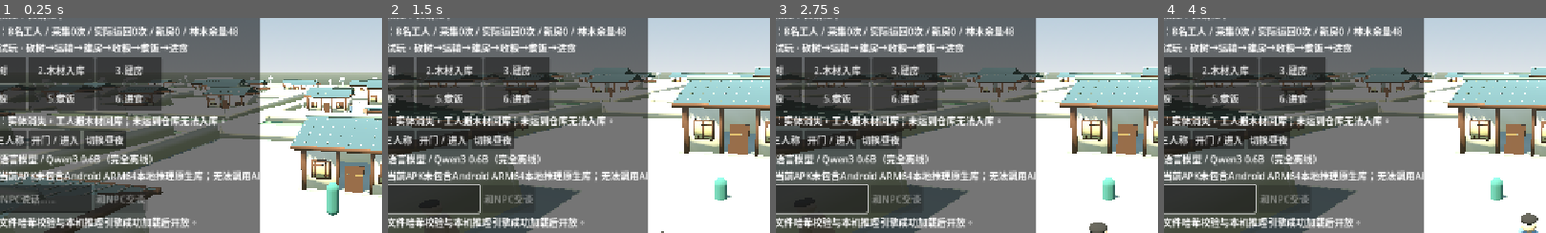
Above: before the commit, frames 1-4 (left to right).
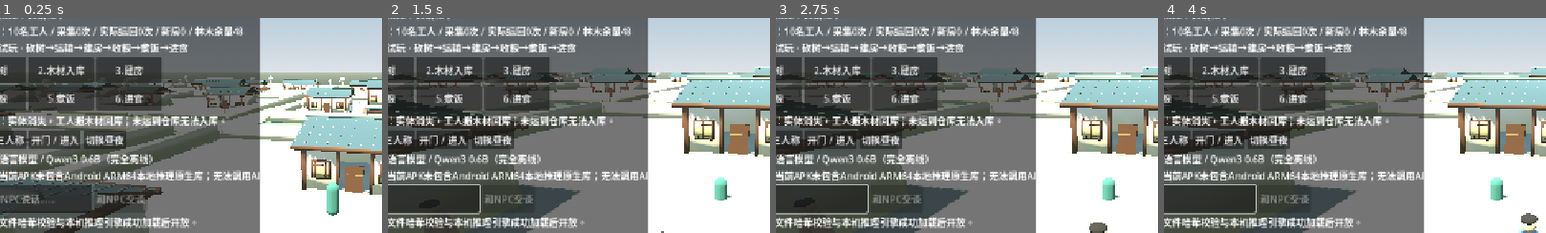
Above: after the commit, the same moments.

Repository: 160701541-cell/xinyanshuo
Game: Godot game, scene res://scenes/main.tscn
The game is run twice, just before and just after one commit, with the same random seed, the same clock (stepped at 60 frames per second) and the same inputs.
Inputs (mouse positions are % of the whole screen's width and height, from its top left):
- Up to frame 1 (0.25 s): no input
- Up to frame 2 (1.5 s): click (10, 54) at 0.52 s; type "12" at 0.6 s; move the mouse to (72, 45) at 1.27 s; hold D from 1.28 s (still down); hold Shift from 1.28 s (still down); click (72, 45) at 1.42 s
- Up to frame 3 (2.75 s): release D at 2 s; release Shift at 2 s; drag from (30, 55) to (45, 70) at 2.02 s
- Up to frame 4 (4 s): move the mouse to (60, 28) at 2.77 s; hold D 2.78-3.5 s; hold Shift 2.78-3.5 s; drag from (45, 70) to (20, 35) at 3.52 s
The pictures show only the part of the screen within x 6-56%, y 12-62%; the shares and areas given below are measured in that part.

The runs differ from the first frame. In frame 1, 1.9% of the frame differs, in the area x 2-64%, y 3-9%; in frame 2, 1.9%; in frame 3, 1.9%; in frame 4, 1.9%.

Commit message:
feat(worldbox): autonomous field crops, 2 peasant harvesters, actual carried sacks/log bundles, warehouse handoff and next-day field regrowth

Diff:
--- a/game-source/godot3d/scripts/autonomous_village_director.gd
+++ b/game-source/godot3d/scripts/autonomous_village_director.gd
@@ -5,6 +5,8 @@
 var economy: RefCounted
 var assignments: Dictionary = {}
 var natural_art: Dictionary = {}
+var cargo_art: Dictionary = {}
+var grain_deliveries: int = 0
 var warehouse_spot := Vector3(0,0,26)
 var completed_deliveries: int = 0
 var harvested_jobs: int = 0
@@ -34,7 +36,13 @@
 	source.name = id
 	source.position = point
 	add_child(source)
-	if kind=="tree":
+	if kind=="field":
+		for row in range(3):
+			for col in range(4):
+				_mesh("Rice_%d_%d" % [row,col],
+					Vector3(float(col)*.45-.65,.35,float(row)*.45-.5),
+					Vector3(.11,.67,.12),Color("#849b56"),source)
+	elif kind=="tree":
 		_mesh("TreeTrunk",Vector3(0,1.1,0),Vector3(.48,2.2,.48),
 			Color("#72533c"),source)
 		_mesh("TreeCrown",Vector3(0,2.7,0),Vector3(1.8,1.65,1.8),
@@ -49,29 +57,37 @@
 	name = "AutonomousNPCJobsWorldVisible"
 	_last_homes = int(economy.get("villages")[TOWN]["homes"])
 	var assigned: int = 0
+	var farmers: int = 0
 	for citizen in citizens:
 		var code: String = String(citizen.get_meta("entity_id",""))
 		if code.is_empty():
 			continue
 		var data: Dictionary = economy.get("citizens").get(code,{})
 		var role: String = String(data.get("profession",""))
-		if role not in ["woodcutter","quarryman"]:
-			continue
-		var type: String = "tree" if role=="woodcutter" else "stone"
-		var node_id: String = "AUTO-NAT-%08d" % (assigned+1)
+		if role not in ["woodcutter","quarryman","farmer"]:
+			continue
+		if role=="farmer" and (farmers>=2 or assigned==0):
+			continue
+		if role!="farmer" and assigned>=10:
+			continue
+		var type: String = "tree" if role=="woodcutter" else ("stone" if role=="quarryman" else "field")
+		var node_id: String = ("AUTO-FIELD-%08d" if type=="field" else "AUTO-NAT-%08d") % (assigned+1)
 		var pos: Vector3 = Vector3(citizen.get("home"))+Vector3(11.0,0,10.0)
-		if not bool(economy.call("register_natural_node",node_id,TOWN,type,9)):
-			continue
+		var accepted: bool = bool(economy.call("register_field",node_id,TOWN)) if type=="field" else bool(economy.call("register_natural_node",node_id,TOWN,type,9))
+		if not accepted:
+			continue
+		if type=="field":
+			farmers+=1
 		natural_art[node_id] = _make_node(node_id,pos,type)
 		assignments[code] = {"node_id":node_id,"kind":type,
 			"citizen":citizen,"phase":"to_resource","depot":Vector3(citizen.get("home")),
 			"done":0}
 		citizen.call("assign_work_destination",pos)
 		assigned+=1
-		# Bound near-field dispatch: eight independent NPCs work in first town.
-		if assigned>=8:
+		# Bound near-field dispatch: 8 timber/stone NPCs plus 2 actual farmers.
+		if assigned>=10 and farmers>=2:
 			break
-	assert(assignments.size()>0,"Autonomous citizens have no jobs")
+	assert(assignments.size()>=8,"Autonomous citizens have no jobs")
 
 func _process(delta: float) -> void:
 	if economy==null:
@@ -88,12 +104,25 @@
 		var phase: String = String(job["phase"])
 		if phase=="done":
 			continue
+		if phase=="waiting_field":
+			var plot: Dictionary = economy.get("harvested_fields").get(job["node_id"],{})
+			if bool(plot.get("ready",false)):
+				(natural_art[job["node_id"]] as Node3D).visible=true
+				job["phase"]="to_resource"
+				citizen.call("assign_work_destination",
+					(natural_art[job["node_id"]] as Node3D).position)
+			continue
 		if phase=="to_resource" and bool(citizen.call("reached_work_destination",1.20)):
-			if bool(economy.call("gather_to_actor",code,String(job["node_id"]))):
+			var picked: bool = bool(economy.call("gather_field_to_actor",code,String(job["node_id"]))) if job["kind"]=="field" else bool(economy.call("gather_to_actor",code,String(job["node_id"])))
+			if picked:
 				harvested_jobs+=1
-				var node_info: Dictionary = economy.get("natural_nodes")[job["node_id"]]
-				if bool(node_info["depleted"]):
+				if job["kind"]=="field":
 					(natural_art[job["node_id"]] as Node3D).visible=false
+				else:
+					var node_info: Dictionary = economy.get("natural_nodes")[job["node_id"]]
+					if bool(node_info["depleted"]):
+						(natural_art[job["node_id"]] as Node3D).visible=false
+				_show_cargo(code,citizen,String(job["kind"]))
 				job["phase"]="to_depot"
 				citizen.call("assign_work_destination",job["depot"])
 			else:
@@ -102,10 +131,17 @@
 		elif phase=="to_depot" and bool(citizen.call("reached_work_destination",1.20)):
 			if bool(economy.call("deliver_carried",code)):
 				completed_deliveries+=1
+				_clear_cargo(code)
+				if job["kind"]=="field":
+					grain_deliveries+=1
 				job["done"]=int(job["done"])+1
-				job["phase"]="to_resource"
-				citizen.call("assign_work_destination",
-					(natural_art[job["node_id"]] as Node3D).position)
+				if job["kind"]=="field":
+					job["phase"]="waiting_field"
+					citizen.call("cancel_work_destination")
+				else:
+					job["phase"]="to_resource"
+					citizen.call("assign_work_destination",
+						(natural_art[job["node_id"]] as Node3D).position)
 			else:
 				job["phase"]="done"
 				citizen.call("cancel_work_destination")
@@ -121,6 +157,24 @@
 			_make_house(construction_built)
 			construction_built+=1
 
+func _show_cargo(code: String, person: Node3D, kind: String) -> void:
+	_clear_cargo(code)
+	var cargo := Node3D.new()
+	cargo.name = "RealCarried_%s" % code.replace("-","_")
+	person.add_child(cargo)
+	_mesh("Physical_"+kind,Vector3(0,1.10,-.35),
+		Vector3(.65,.44,.65),
+		Color("#b5a064") if kind=="field" else (
+			Color("#805a3d") if kind=="tree" else Color("#93928a")),cargo)
+	cargo_art[code] = cargo
+
+func _clear_cargo(code: String) -> void:
+	if cargo_art.has(code):
+		var old: Node3D = cargo_art[code]
+		if is_instance_valid(old):
+			old.queue_free()
+		cargo_art.erase(code)
+
 func _make_house(slot: int) -> void:
 	var house := Node3D.new()
 	house.name="BuiltFromActualVillageResources_%02d" % slot
@@ -141,6 +195,7 @@
 	return {"workers":assignments.size(),"active_workers":working,
 		"harvested":harvested_jobs,"delivered":completed_deliveries,
 		"new_houses_visible":construction_built,
+		"grain_deliveries":grain_deliveries, "visible_cargo":cargo_art.size(),
 		"remaining_trees":int(economy.call("resource_remaining","tree")),
 		"remaining_stone":int(economy.call("resource_remaining","stone")),
 		"navigation":"direct_steering_only_not_navmesh"}
